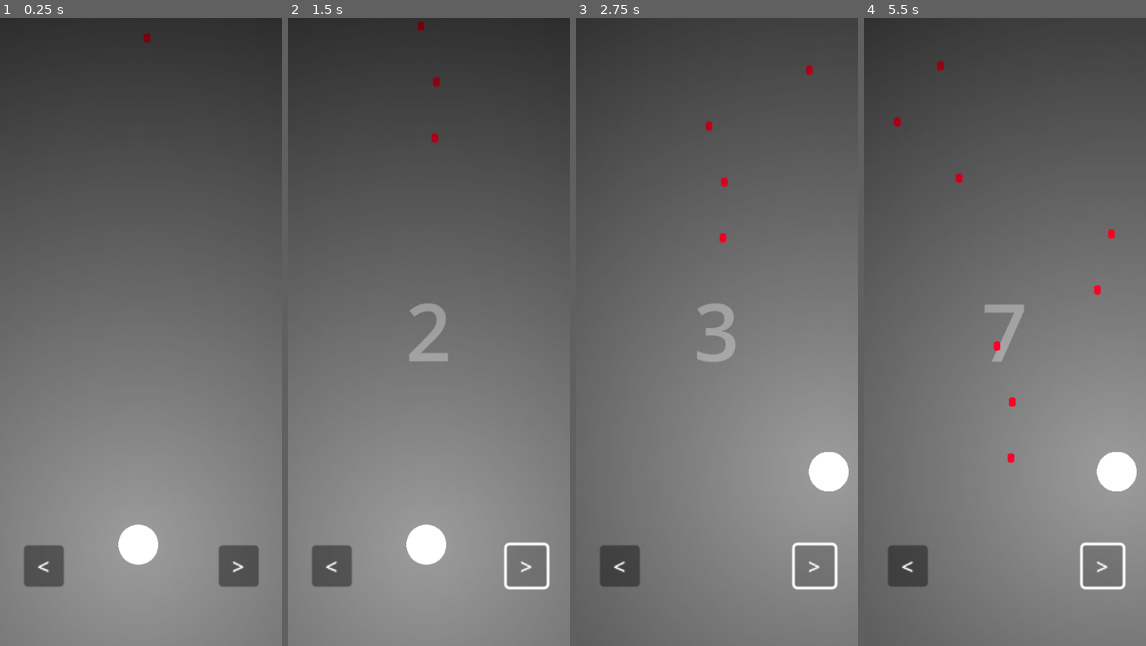
Above: before the commit, frames 1-4 (left to right).
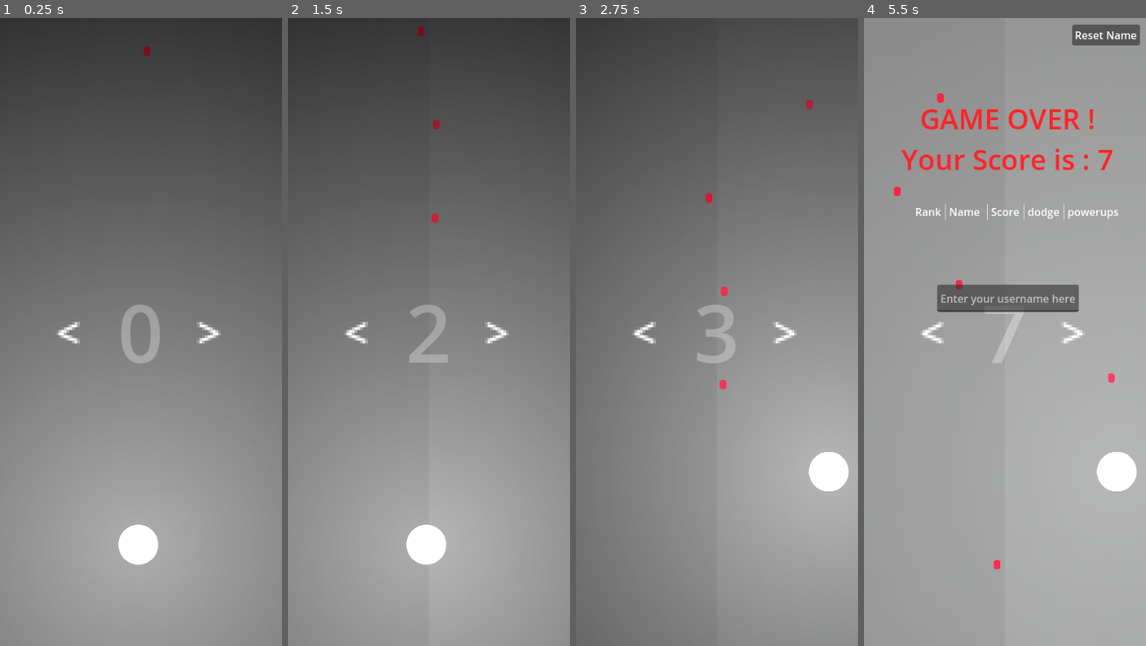
Above: after the commit, the same moments.

Repository: JustAlternate/JustMobileGame
Game: Godot game, scene res://Scenes/main.tscn
Two runs of this game, one before a commit and one after it. Both use one fixed random seed, a clock stepped at 60 frames per second and the inputs below.
Inputs:
- Up to frame 1 (0.25 s): no input
- Up to frame 2 (1.5 s): click "<" at 0.5 s; click ">" at 1.25 s
- Up to frame 3 (2.75 s): hold Right (right) from 2.03 s (still down)
- Up to frame 4 (5.5 s): release Right (right) at 2.78 s; hold Left (left) 2.78-3.53 s; hold Right (right) 3.53-5.03 s; hold Left (left) from 5.03 s (still down)

The runs differ from the first frame. In frame 1, 3.0% of the frame differs, in the area x 8-92%, y 2-91%; in frame 2, 4.7%; in frame 3, 6.2%; in frame 4, 97%, in the area x 0-100%, y 0-100%.

Commit message:
light fixing maybe, objects moving fixing, and buttons scaling

Diff:
--- /dev/null
+++ b/Scenes/button_left_right.tres
@@ -0,0 +1,4 @@
+[gd_resource type="StyleBoxFlat" format=3 uid="uid://dhmxh6tmcwqfq"]
+
+[resource]
+bg_color = Color(0.501961, 0.505882, 0.505882, 0.392157)
--- a/Scenes/main.tscn
+++ b/Scenes/main.tscn
@@ -8,6 +8,20 @@
 [sub_resource type="LabelSettings" id="LabelSettings_xwqsf"]
 font_size = 120
 font_color = Color(1, 1, 1, 0.321569)
+
+[sub_resource type="StyleBoxFlat" id="StyleBoxFlat_qgkrc"]
+bg_color = Color(0.501961, 0.505882, 0.505882, 0.258824)
+
+[sub_resource type="StyleBoxFlat" id="StyleBoxFlat_bv7v2"]
+bg_color = Color(0.501961, 0.505882, 0.505882, 0.168627)
+
+[sub_resource type="StyleBoxFlat" id="StyleBoxFlat_l8ejo"]
+bg_color = Color(0.501961, 0.505882, 0.505882, 0.392157)
+
+[sub_resource type="Theme" id="Theme_4skkw"]
+Button/styles/hover = SubResource("StyleBoxFlat_qgkrc")
+Button/styles/normal = SubResource("StyleBoxFlat_bv7v2")
+Button/styles/pressed = SubResource("StyleBoxFlat_l8ejo")
 
 [sub_resource type="SystemFont" id="SystemFont_gdc0l"]
 
@@ -36,11 +50,15 @@
 color = Color(0.306923, 0.306923, 0.306923, 1)
 
 [node name="CanvasModulate" type="CanvasModulate" parent="."]
+visible = false
 color = Color(0, 0, 0, 1)
 
 [node name="Score" type="Label" parent="."]
+layout_direction = 1
 offset_right = 424.0
-offset_bottom = 937.0
+offset_bottom = 942.0
+size_flags_horizontal = 4
+text = "0"
 label_settings = SubResource("LabelSettings_xwqsf")
 horizontal_alignment = 1
 vertical_alignment = 1
@@ -52,25 +70,30 @@
 script = ExtResource("1_xgamk")
 
 [node name="left" type="Button" parent="."]
+texture_filter = 1
 anchors_preset = 9
 anchor_bottom = 1.0
-offset_left = 36.0
-offset_top = 791.0
-offset_right = 66.0
-offset_bottom = 822.0
+offset_right = 53.0
+offset_bottom = 236.0
 grow_vertical = 2
-scale = Vector2(2, 2)
+scale = Vector2(4, 4)
+focus_mode = 0
+theme = SubResource("Theme_4skkw")
+action_mode = 0
 text = "<"
 
 [node name="right" type="Button" parent="."]
+texture_filter = 1
 anchors_preset = 9
 anchor_bottom = 1.0
-offset_left = 329.0
-offset_top = 791.0
-offset_right = 359.0
-offset_bottom = 822.0
+offset_left = 212.0
+offset_right = 265.0
+offset_bottom = 236.0
 grow_vertical = 2
-scale = Vector2(2, 2)
+scale = Vector2(4, 4)
+focus_mode = 0
+theme = SubResource("Theme_4skkw")
+action_mode = 0
 text = ">"
 
 [node name="GameOver" type="Control" parent="."]
--- a/Scenes/player.tscn
+++ b/Scenes/player.tscn
@@ -1,11 +1,14 @@
 [gd_scene load_steps=5 format=3 uid="uid://dr8i07k80j7so"]
 
 [ext_resource type="Script" path="res://Scripts/player.gd" id="1_ugsf7"]
-[ext_resource type="Texture2D" uid="uid://bta3yjwltsmeh" path="res://2d_lights_and_shadows_neutral_point_light.webp" id="2_ntp0x"]
+[ext_resource type="Texture2D" uid="uid://ckl5vphwbfyjm" path="res://2d_lights_and_shadows_neutral_point_light.webp" id="2_ntp0x"]
 
 [sub_resource type="SphereMesh" id="SphereMesh_b8bgj"]
+uv2_padding = 1.0
 radius = 1.0
 height = 2.0
+radial_segments = 16
+rings = 16
 
 [sub_resource type="CircleShape2D" id="CircleShape2D_4163v"]
 
@@ -22,6 +25,7 @@
 shape = SubResource("CircleShape2D_4163v")
 
 [node name="PointLight2D" type="PointLight2D" parent="."]
+texture_filter = 1
 energy = 2.0
 range_z_min = 0
 range_z_max = 0
--- a/Scripts/bullet.gd
+++ b/Scripts/bullet.gd
@@ -3,14 +3,14 @@
 
 # Called when the node enters the scene tree for the first time.
 func _ready():
-	pass # Replace with function body.
+    pass # Replace with function body.
 
 
 # Called every frame. 'delta' is the elapsed time since the previous frame.
 func _process(delta):
-	pass
+    pass
 
 
 func _on_body_entered(body):
-	get_tree().get_root().get_node("./Main").dying()
-	queue_free()
+    get_tree().get_root().get_node("./Main").dying()
+    queue_free()
--- a/Scripts/bullets.gd
+++ b/Scripts/bullets.gd
@@ -1,18 +1,18 @@
 extends Node2D
 
 var bullet_list:Array
-var speed:float = 2.0
+var speed:int = 200
 
 # Called when the node enters the scene tree for the first time.
 func _ready():
-	pass # Replace with function body.
+    pass # Replace with function body.
 
 
 # Called every frame. 'delta' is the elapsed time since the previous frame.
 func _process(delta):
-	bullet_list = get_children()
-	for bullet in bullet_list:
-		bullet.position.y += speed
-		if bullet.position.y > get_viewport_rect().size.y:
-			bullet.queue_free()
-			get_parent().nbr_dodges +=1
+    bullet_list = get_children()
+    for bullet in bullet_list:
+        bullet.position.y += speed * delta
+        if bullet.position.y > get_viewport_rect().size.y:
+            bullet.queue_free()
+            get_parent().nbr_dodges +=1
--- a/Scripts/gifts.gd
+++ b/Scripts/gifts.gd
@@ -1,18 +1,18 @@
 extends Node2D
 
 var gift_list:Array
-var speed:float = 2.0
+var speed:int = 200
 
 # Called when the node enters the scene tree for the first time.
 func _ready():
-	pass # Replace with function body.
+    pass # Replace with function body.
 
 
 # Called every frame. 'delta' is the elapsed time since the previous frame.
 func _process(delta):
-	gift_list = get_children()
-	for gift in gift_list:
-		gift.position.y += speed
-		if gift.position.y > get_viewport_rect().size.y:
-			gift.queue_free()
-			get_parent().nbr_powerups +=1
+    gift_list = get_children()
+    for gift in gift_list:
+        gift.position.y += speed * delta
+        if gift.position.y > get_viewport_rect().size.y:
+            gift.queue_free()
+            get_parent().nbr_powerups +=1
--- a/Scripts/leaderboard.gd
+++ b/Scripts/leaderboard.gd
@@ -4,47 +4,47 @@
 
 # Called when the node enters the scene tree for the first time.
 func _ready():
-	pass
+    pass
 
 func update_leaderboard():
-	$HTTPRequest.request_completed.connect(_on_request_completed)
-	$HTTPRequest.request("https://justalternate.fr:8082/leaderboard")
+    $HTTPRequest.request_completed.connect(_on_request_completed)
+    $HTTPRequest.request("https://justalternate.fr:8082/leaderboard")
 
 func _on_request_completed(result, response_code, headers, body):
-	var json = JSON.parse_string(body.get_string_from_utf8())
-	draw_leaderboard(json)
+    var json = JSON.parse_string(body.get_string_from_utf8())
+    draw_leaderboard(json)
 
 func draw_leaderboard(leaderboard):
-	clear_leaderboard()
-	var i = 0
-	for player in leaderboard:
-		i+=1
-		var rank_case = case.instantiate()
-		rank_case.text = str(i)
-		var name_case = case.instantiate()
-		name_case.text = str(player[0])
-		var score_case = case.instantiate()
-		score_case.text = str(player[1])
-		var dodge_case = case.instantiate()
-		dodge_case.text = str(player[2])
-		var powerups_case = case.instantiate()
-		powerups_case.text = str(player[3])
-		$ScrollContainer/GridContainer.add_child(rank_case)
-		$ScrollContainer/GridContainer.add_child(VSeparator.new())
-		$ScrollContainer/GridContainer.add_child(name_case)
-		$ScrollContainer/GridContainer.add_child(VSeparator.new())
+    clear_leaderboard()
+    var i = 0
+    for player in leaderboard:
+        i+=1
+        var rank_case = case.instantiate()
+        rank_case.text = str(i)
+        var name_case = case.instantiate()
+        name_case.text = str(player[0])
+        var score_case = case.instantiate()
+        score_case.text = str(player[1])
+        var dodge_case = case.instantiate()
+        dodge_case.text = str(player[2])
+        var powerups_case = case.instantiate()
+        powerups_case.text = str(player[3])
+        $ScrollContainer/GridContainer.add_child(rank_case)
+        $ScrollContainer/GridContainer.add_child(VSeparator.new())
+        $ScrollContainer/GridContainer.add_child(name_case)
+        $ScrollContainer/GridContainer.add_child(VSeparator.new())
 
-		$ScrollContainer/GridContainer.add_child(score_case)
-		$ScrollContainer/GridContainer.add_child(VSeparator.new())
+        $ScrollContainer/GridContainer.add_child(score_case)
+        $ScrollContainer/GridContainer.add_child(VSeparator.new())
 
-		$ScrollContainer/GridContainer.add_child(dodge_case)
-		$ScrollContainer/GridContainer.add_child(VSeparator.new())
+        $ScrollContainer/GridContainer.add_child(dodge_case)
+        $ScrollContainer/GridContainer.add_child(VSeparator.new())
 
-		$ScrollContainer/GridContainer.add_child(powerups_case)
+        $ScrollContainer/GridContainer.add_child(powerups_case)
 
 
 func clear_leaderboard():
-	var list_children = $ScrollContainer/GridContainer.get_children()
-	for i in range(len(list_children)):
-		if i > 8:
-			list_children[i].queue_free()
+    var list_children = $ScrollContainer/GridContainer.get_children()
+    for i in range(len(list_children)):
+        if i > 8:
+            list_children[i].queue_free()
--- a/Scripts/main.gd
+++ b/Scripts/main.gd
@@ -10,146 +10,151 @@
 var dont_send = false
 
 @export var time_before_next_bullet_spawn:float = 0.7
-@export var bullet_speed:float = 2.0
 var spawning_bullet = false
 var dead = false
 
 var list_effects = {
-	"size_decrease":Color(0,255,0),
-	"lightup":Color(255,255,0)
+    "size_decrease":Color(0,255,0),
+    "lightup":Color(255,255,0)
 }
 
 # Called when the node enters the scene tree for the first time.
 func _ready():
-	add_child(player_instance)
-	$bullets.speed = 2.0
+    add_child(player_instance)
+    $CanvasModulate.visible = true
+    $Score.text = "0"
 
 func spawn_bullet():
-	spawning_bullet = true
-	var bullet_instance = bullet.instantiate()
-	bullet_instance.position.x = randi_range(10,get_viewport_rect().size.x - 10)
-	get_node("bullets").add_child(bullet_instance)
-	await get_tree().create_timer(time_before_next_bullet_spawn).timeout
-	spawning_bullet = false
-	update_score_difficulty_and_spawn_gifts()
+    spawning_bullet = true
+    var bullet_instance = bullet.instantiate()
+    bullet_instance.position.x = randi_range(10,get_viewport_rect().size.x - 10)
+    get_node("bullets").add_child(bullet_instance)
+    await get_tree().create_timer(time_before_next_bullet_spawn).timeout
+    spawning_bullet = false
+    update_score_difficulty_and_spawn_gifts()
 
 func spawn_gift():
-	nbr_powerups+=1
-	var gift_instance = gift.instantiate()
-	gift_instance.type = list_effects.keys()[randi_range(0,len(list_effects)-1)]
-	gift_instance.get_node("MeshInstance2D").modulate = list_effects[gift_instance.type]
-	gift_instance.position.x = randi_range(10,get_viewport_rect().size.x - 10)
-	get_node("gifts").add_child(gift_instance)
+    nbr_powerups+=1
+    var gift_instance = gift.instantiate()
+    gift_instance.type = list_effects.keys()[randi_range(0,len(list_effects)-1)]
+    gift_instance.get_node("MeshInstance2D").modulate = list_effects[gift_instance.type]
+    gift_instance.position.x = randi_range(10,get_viewport_rect().size.x - 10)
+    get_node("gifts").add_child(gift_instance)
 
 func receive_gift(type):
-	print(type)
-	if type == "size_decrease":
-		score += 5
-		$player.scale.x -= $player.scale.x/15
-		$player.scale.y -= $player.scale.y/15
-		$player.speed -= $player.speed/15
-		$player/PointLight2D.texture_scale += $player/PointLight2D.texture_scale/15
-	if type == "lightup":
-		score += 5
-		$player/PointLight2D.texture_scale+=0.5
+    print(type)
+    if type == "size_decrease":
+        score += 5
+        $player.scale.x -= $player.scale.x/15
+        $player.scale.y -= $player.scale.y/15
+        $player.speed -= $player.speed/15
+        $player/PointLight2D.texture_scale += $player/PointLight2D.texture_scale/15
+    if type == "lightup":
+        score += 5
+        $player/PointLight2D.texture_scale+=0.5
 
 func update_score_difficulty_and_spawn_gifts():
-	if not(dead):
-		score += 1
-		$Score.text = str(score)
-		if score%20==0:
-			time_before_next_bullet_spawn-=time_before_next_bullet_spawn/10
-		if score%25==0:
-			$bullets.speed += 0.2
-			$gifts.speed += 0.2
-		if score%15==0:
-			spawn_gift()
-		if score%5==0:
-			$player/PointLight2D.texture_scale -= 0.05
+    if not(dead):
+        score += 1
+        if len($Score.text) < len(str(score)):
+            print("herer")
+            $Score.label_settings.font_size-=10
+
+        $Score.text = str(score)
+        if score%20==0:
+            time_before_next_bullet_spawn-=time_before_next_bullet_spawn/10
+        if score%25==0:
+            $bullets.speed += $bullets.speed/10
+            $gifts.speed += $bullets.speed/10
+        if score%15==0:
+            spawn_gift()
+        if score%5==0:
+            $player/PointLight2D.texture_scale -= 0.05
 # Called every frame. 'delta' is the elapsed time since the previous frame.
 func _process(delta):
-	if not spawning_bullet and not dead:
-		spawn_bullet()
-	if Input.is_action_just_pressed("left"):
-		$player.direction = -1
-	if Input.is_action_just_pressed("right"):
-		$player.direction = 1
-	if Input.is_action_just_released("left"):
-		$player.direction = 0
-	if Input.is_action_just_released("right"):
-		$player.direction = 0
+    if not spawning_bullet and not dead:
+        spawn_bullet()
+    if Input.is_action_just_pressed("left"):
+        $player.direction = -1
+    if Input.is_action_just_pressed("right"):
+        $player.direction = 1
+    if Input.is_action_just_released("left"):
+        $player.direction = 0
+    if Input.is_action_just_released("right"):
+        $player.direction = 0
 
 func _on_gameover_button_pressed():
-	for bullet in get_node("bullets").get_children():
-		bullet.queue_free()
-	$GameOver.visible = false
-	time_before_next_bullet_spawn = 0.7
-	$player.scale = Vector2(3,3)
-	$bullets.speed = 2.0
-	$gifts.speed = 2.0
-	dead = false
-	score = 0
-	spawn_bullet()
-	$player/PointLight2D.texture_scale = 3
+    for bullet in get_node("bullets").get_children():
+        bullet.queue_free()
+    $GameOver.visible = false
+    time_before_next_bullet_spawn = 0.7
+    $player.scale = Vector2(3,3)
+    $bullets.speed = 200
+    $gifts.speed = 200
+    dead = false
+    score = 0
+    spawn_bullet()
+    $player/PointLight2D.texture_scale = 3
+    $Score.label_settings.font_size=120
 
 func dying():
-	if not dead:
-		dead = true
-		$GameOver.visible = true
-		$GameOver/Label.text = "GAME OVER !\nYour Score is : "+str(score)
-		$player/PointLight2D.texture_scale = 10
-		dont_send = false
-		apply_score(score,nbr_dodges,nbr_powerups)
-		await get_tree().create_timer(0.5).timeout
-		$GameOver/Leaderboard.update_leaderboard()
+    if not dead:
+        dead = true
+        $GameOver.visible = true
+        $GameOver/Label.text = "GAME OVER !\nYour Score is : "+str(score)
+        $player/PointLight2D.texture_scale = 10
+        dont_send = false
+        apply_score(score,nbr_dodges,nbr_powerups)
+        await get_tree().create_timer(0.5).timeout
+        $GameOver/Leaderboard.update_leaderboard()
 
 func _on_left_button_down():
-	$player.direction = -1
+    $player.direction = -1
 func _on_left_button_up():
-	$player.direction = 0
+    $player.direction = 0
 func _on_right_button_down():
-	$player.direction = 1
+    $player.direction = 1
 func _on_right_button_up():
-	$player.direction = 0
+    $player.direction = 0
 
 func usernameExist() -> bool:
-	return(FileAccess.file_exists("user://username.txt"))
+    return(FileAccess.file_exists("user://username.txt"))
 
 func createUsernameFile(username):
-	var usernameFile = FileAccess.open("user://username.txt", FileAccess.WRITE)
-	var json_to_save = JSON.stringify({"name":username})
-	usernameFile.store_line(json_to_save)
-	usernameFile.close()
+    var usernameFile = FileAccess.open("user://username.txt", FileAccess.WRITE)
+    var json_to_save = JSON.stringify({"name":username})
+    usernameFile.store_line(json_to_save)
+    usernameFile.close()
 
 func loadUsernameFile():
-	var usernameFile = FileAccess.open("user://username.txt", FileAccess.READ)
-	return (JSON.parse_string(usernameFile.get_line()))["name"]
+    var usernameFile = FileAccess.open("user://username.txt", FileAccess.READ)
+    return (JSON.parse_string(usernameFile.get_line()))["name"]
 
 func apply_score(score, nbr_dodges, nbr_powerups):
-	var name = "None"
-	if usernameExist():
-		name = loadUsernameFile()
+    var name = "None"
+    if usernameExist():
+        name = loadUsernameFile()
 
-	else:
-		$GameOver/UsernameInput.visible = true
-		$GameOver/GAMEOVER_BUTTON.visible = false
-		return
+    else:
+        $GameOver/UsernameInput.visible = true
+        $GameOver/GAMEOVER_BUTTON.visible = false
+        return
 
-	var json = JSON.stringify({"name":name, "score":score,"dodges":nbr_dodges,"powerups":nbr_powerups})
-	var headers = ["Content-Type: application/json"]
-	var url = "https://justalternate.fr:8082/add_score"
-	$HTTPRequest.request(url, headers, HTTPClient.METHOD_POST, json)
-	dont_send = true
+    var json = JSON.stringify({"name":name, "score":score,"dodges":nbr_dodges,"powerups":nbr_powerups})
+    var headers = ["Content-Type: application/json"]
+    var url = "https://justalternate.fr:8082/add_score"
+    $HTTPRequest.request(url, headers, HTTPClient.METHOD_POST, json)
+    dont_send = true
 
 func _on_username_input_text_submitted(new_text):
-	$GameOver/UsernameInput.visible = false
-	createUsernameFile(new_text)
-	$GameOver/GAMEOVER_BUTTON.visible = true
-	if not dont_send:
-		apply_score(score, nbr_dodges, nbr_powerups)
-	$GameOver/Leaderboard.update_leaderboard()
+    $GameOver/UsernameInput.visible = false
+    createUsernameFile(new_text)
+    $GameOver/GAMEOVER_BUTTON.visible = true
+    if not dont_send:
+        apply_score(score, nbr_dodges, nbr_powerups)
+    $GameOver/Leaderboard.update_leaderboard()
 
 
 func _on_reset_name_pressed():
-	dont_send = true
-	$GameOver/UsernameInput.visible = true
+    dont_send = true
+    $GameOver/UsernameInput.visible = true
--- a/Scripts/player.gd
+++ b/Scripts/player.gd
@@ -6,18 +6,18 @@
 var direction:int = 0
 
 func _ready():
-	var speed = 2
-	var angle = -(3*PI)/2
-	var radius = 190
-	var direction:int = 0
-	position.x = 208 + radius * cos(angle)
-	position.y = 600 + radius * sin(angle)
+    var speed = 2
+    var angle = -(3*PI)/2
+    var radius = 190
+    var direction:int = 0
+    position.x = 208 + radius * cos(angle)
+    position.y = 600 + radius * sin(angle)
 
-func _physics_process(delta):
-	if direction == -1 and position.x > 15*scale.x :
-		angle += speed * delta
-	elif direction == 1 and position.x < get_viewport_rect().size.x - 15*scale.x : #RIGHT
-		angle -= speed * delta
-	if direction != 0:
-		position.x = 208 + radius * cos(angle)
-		position.y = 600 + radius * sin(angle)
+func _process(delta):
+    if direction == -1 and position.x > 15*scale.x :
+        angle += speed * delta
+    elif direction == 1 and position.x < get_viewport_rect().size.x - 15*scale.x : #RIGHT
+        angle -= speed * delta
+    if direction != 0:
+        position.x = 208 + radius * cos(angle)
+        position.y = 600 + radius * sin(angle)
--- a/project.godot
+++ b/project.godot
@@ -42,4 +42,7 @@
 renderer/rendering_method="gl_compatibility"
 renderer/rendering_method.web="mobile"
 textures/vram_compression/import_etc2_astc=true
+textures/default_filters/use_nearest_mipmap_filter=true
+textures/decals/filter=0
+textures/light_projectors/filter=0
 environment/defaults/default_clear_color=Color(0, 0, 0, 1)
Not shown: 1 places in Scenes/main.tscn that only renumber resources
